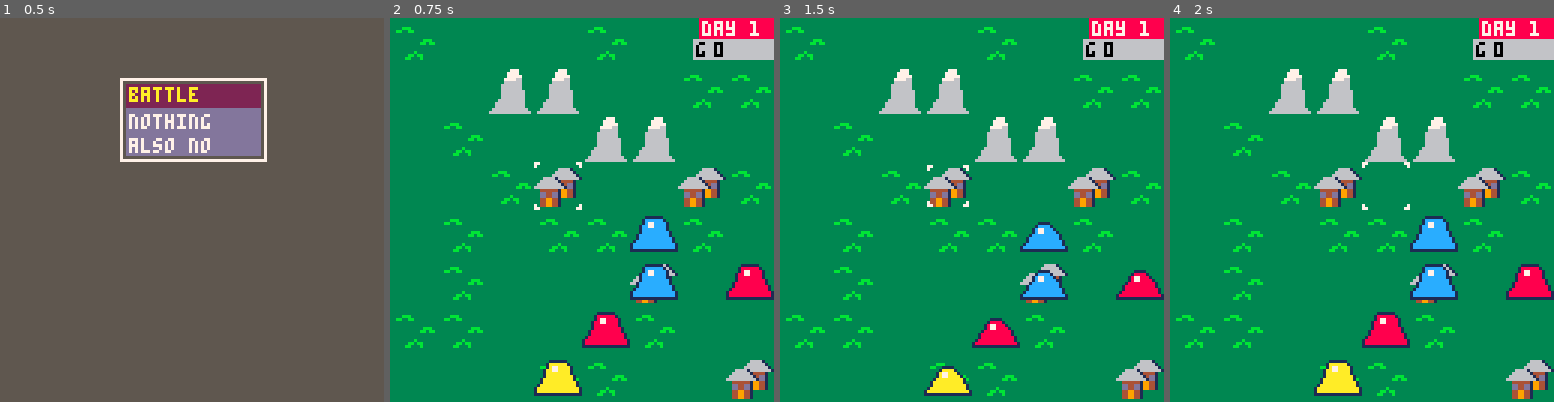
Above: before the commit, frames 1-4 (left to right).
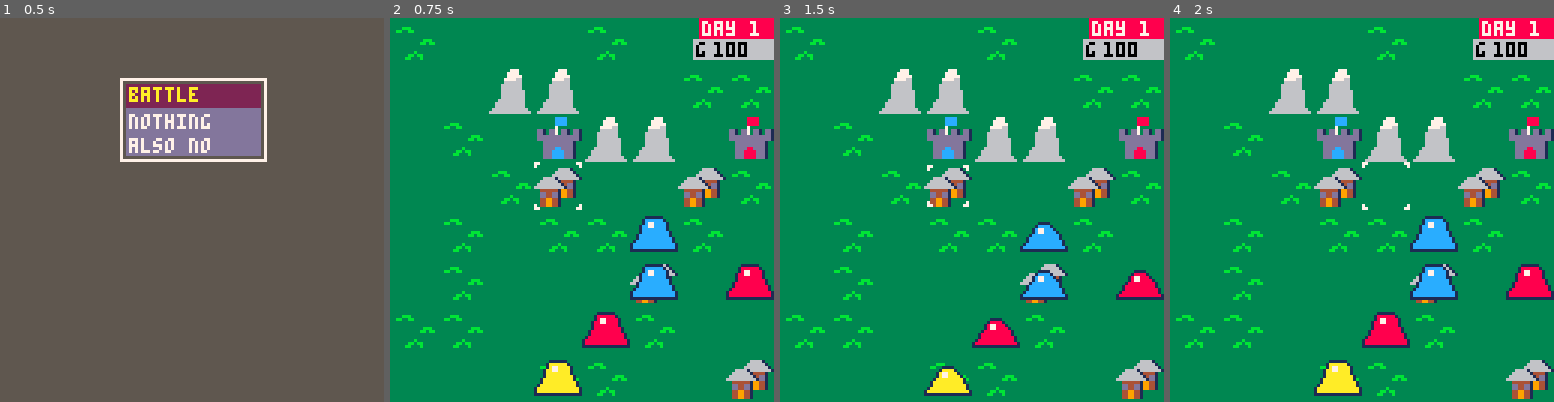
Above: after the commit, the same moments.

Repository: Cuttleshock/PICO-8-projects
Game: PICO-8 cartridge wars.p8
The game is run twice, just before and just after one commit, with the same random seed, the same clock (stepped at 60 frames per second) and the same inputs.
Inputs:
- Up to frame 1 (0.5 s): tap X (X key) at 0.33 s
- Up to frame 2 (0.75 s): tap O (Z key) at 0.7 s
- Up to frame 3 (1.5 s): tap X (X key) at 1.07 s
- Up to frame 4 (2 s): hold Right from 1.6 s (still down); tap O (Z key) at 1.7 s; tap X (X key) at 1.85 s

Frame 1 is identical in both runs. In frame 2, 1.8% of the frame differs, in the area x 38-100%, y 6-37%; in frame 3, 1.8%; in frame 4, 1.8%.

Commit message:
Make TERRAIN_HQ and populate the map with four of them

Diff:
--- a/wars.p8
+++ b/wars.p8
@@ -47,6 +47,7 @@
 TERRAIN_PLAINS=0b1
 TERRAIN_MOUNTAIN=0b10
 TERRAIN_CITY=0b11
+TERRAIN_HQ=0b100
 
 -- todo: replace these with nifty, nasty bitfields
 terrain_cost={
@@ -59,16 +60,21 @@
 	[TERRAIN_CITY]={
 		[MOVE_SLIME]=1,
 	},
+	[TERRAIN_HQ]={
+		[MOVE_SLIME]=1,
+	},
 }
 
 terrain_def={
 	[TERRAIN_PLAINS]=1,
 	[TERRAIN_MOUNTAIN]=3,
 	[TERRAIN_CITY]=2,
+	[TERRAIN_HQ]=3,
 }
 
 capturable={
 	[TERRAIN_CITY]=true,
+	[TERRAIN_HQ]=true,
 }
 
 damage_table={
@@ -179,7 +185,12 @@
 function init_battle()
 	start_animation(truthy_noop, noop)
 	units={}
-	properties={}
+	properties={
+		[xy2n(7,2)]=FACTION_RED,
+		[xy2n(3,2)]=FACTION_BLUE,
+		[xy2n(9,6)]=FACTION_GREEN,
+		[xy2n(3,8)]=FACTION_YELLOW,
+	}
 	init_pointer(3,3)
 	update_camera()
 	battle_factions={ FACTION_RED, FACTION_BLUE, FACTION_GREEN, FACTION_YELLOW }
@@ -927,43 +938,43 @@
 000c000c077000000000077070000000000000070000000000000000000000000000000000000000000000000000000000000000000000000000000000000000
 00c000c0000000000000000077000000000000770000000000000000000000000000000000000000000000000000000000000000000000000000000000000000
 c000c000000000000000000000000000000000000000000000000000000000000000000000000000000000000000000000000000000000000000000000000000
-000c000c000000007770000000000000000000000000000000000000000000000000000000000000000000000000000000000000000000000000000000000000
-00c000c0000000077770000000000000000000000000000066661000000000000000000000000000000000000000000000000000000000000000000000000000
-0c000c0000000007777700000000bbb0000000000000000666666100000000000000000000000000000000000000000000000000000000000000000000000000
-c000c000000000777766000000bb00bb000000000000006666666610000000000000000000000000000000000000000000000000000000000000000000000000
-000c000c000000666666000000000000000000000006666166666661000000000000000000000000000000000000000000000000000000000000000000000000
-00c000c0000006666666000000000000000000000066666614444100000000000000000000000000000000000000000000000000000000000000000000000000
-0c000c00000006666666000000000000000bbb0006666666614dd100000000000000000000000000000000000000000000000000000000000000000000000000
-00c000c000000666666660000000000000bb0bb066666666661dd100000000000000000000000000000000000000000000000000000000000000000000000000
-0c000c00000006666666600000000000000000000044444419944100000000000000000000000000000000000000000000000000000000000000000000000000
-c000c0000000066666666000000000000000000000dd44dd19944100000000000000000000000000000000000000000000000000000000000000000000000000
-000c000c000066666666600000000000b000000000dd44dd19944100000000000000000000000000000000000000000000000000000000000000000000000000
-00c000c00006666666666000000000bb0bb000000044994410000000000000000000000000000000000000000000000000000000000000000000000000000000
-0c000c00000666666666600000000bb000b000000044994410000000000000000000000000000000000000000000000000000000000000000000000000000000
-c000c000006666666666660000000000000000000044994410000000000000000000000000000000000000000000000000000000000000000000000000000000
+000c000c000000007770000000000000000000000000000000000000000000066660000000000000000000000000000000000000000000000000000000000000
+00c000c0000000077770000000000000000000000000000066661000000000066660000000000000000000000000000000000000000000000000000000000000
+0c000c0000000007777700000000bbb0000000000000000666666100000000066660000000000000000000000000000000000000000000000000000000000000
+c000c000000000777766000000bb00bb000000000000006666666610000000070000000000000000000000000000000000000000000000000000000000000000
+000c000c0000006666660000000000000000000000066661666666610dd10dd70dd10dd100000000000000000000000000000000000000000000000000000000
+00c000c00000066666660000000000000000000000666666144441000dd10dd70dd10dd100000000000000000000000000000000000000000000000000000000
+0c000c00000006666666000000000000000bbb0006666666614dd1000dddddddddddddd100000000000000000000000000000000000000000000000000000000
+00c000c000000666666660000000000000bb0bb066666666661dd1000dddddddddddddd100000000000000000000000000000000000000000000000000000000
+0c000c00000006666666600000000000000000000044444419944100000dddddddddd10000000000000000000000000000000000000000000000000000000000
+c000c0000000066666666000000000000000000000dd44dd19944100000dddddddddd10000000000000000000000000000000000000000000000000000000000
+000c000c000066666666600000000000b000000000dd44dd19944100000dddd66dddd10000000000000000000000000000000000000000000000000000000000
+00c000c00006666666666000000000bb0bb000000044994410000000000ddd6666ddd10000000000000000000000000000000000000000000000000000000000
+0c000c00000666666666600000000bb000b000000044994410000000000ddd6666ddd10000000000000000000000000000000000000000000000000000000000
+c000c000006666666666660000000000000000000044994410000000000ddd6666ddd10000000000000000000000000000000000000000000000000000000000
 000c000c066666666666666000000000000000000000000000000000000000000000000000000000000000000000000000000000000000000000000000000000
 __gff__
-0100000000000000000000000000000000000000000000000000000000000000000202010103030000000000000000000002020101030300000000000000000000000000000000000000000000000000000000000000000000000000000000000000000000000000000000000000000000000000000000000000000000000000
+0100000000000000000000000000000000000000000000000000000000000000000202010103030404000000000000000002020101030304040000000000000000000000000000000000000000000000000000000000000000000000000000000000000000000000000000000000000000000000000000000000000000000000
 0000000000000000000000000000000000000000000000000000000000000000000000000000000000000000000000000000000000000000000000000000000000000000000000000000000000000000000000000000000000000000000000000000000000000000000000000000000000000000000000000000000000000000
 __map__
 2324000000000000232400000000000000000000000000000000212221222324000000000000000000000000000000000000000000000000000000000000000000000000000000000000000000000000000000000000000000000000000000000000000000000000000000000000000000000000000000000000000000000000
 3334000000000000333400000000000000000000000000000000313231323334000000000000000000000000000000000000000000000000000000000000000000000000000000000000000000000000000000000000000000000000000000000000000000000000000000000000000000000000000000000000000000000000
 0000000021222122000000002324232400002324000023242324212200002324000000000000000000000000000000000000000000000000000000000000000000000000000000000000000000000000000000000000000000000000000000000000000000000000000000000000000000000000000000000000000000000000
 0000000031323132000000003334333400003334000033343334313200003334000000000000000000000000000000000000000000000000000000000000000000000000000000000000000000000000000000000000000000000000000000000000000000000000000000000000000000000000000000000000000000000000
-0000232400000000212221220000000021222122000023242122212223240000000000000000000000000000000000000000000000000000000000000000000000000000000000000000000000000000000000000000000000000000000000000000000000000000000000000000000000000000000000000000000000000000
-0000333400000000313231320000000031323132000033343132313233340000000000000000000000000000000000000000000000000000000000000000000000000000000000000000000000000000000000000000000000000000000000000000000000000000000000000000000000000000000000000000000000000000
+0000232400002728212221220000272821222122000023242122212223240000000000000000000000000000000000000000000000000000000000000000000000000000000000000000000000000000000000000000000000000000000000000000000000000000000000000000000000000000000000000000000000000000
+0000333400003738313231320000373831323132000033343132313233340000000000000000000000000000000000000000000000000000000000000000000000000000000000000000000000000000000000000000000000000000000000000000000000000000000000000000000000000000000000000000000000000000
 0000000023242526000000002526232400002122232400002526252600000000000000000000000000000000000000000000000000000000000000000000000000000000000000000000000000000000000000000000000000000000000000000000000000000000000000000000000000000000000000000000000000000000
 0000000033343536000000003536333400003132333400003536353600000000000000000000000000000000000000000000000000000000000000000000000000000000000000000000000000000000000000000000000000000000000000000000000000000000000000000000000000000000000000000000000000000000
 0000232400002324232400002324000023242324000000002324232400002324000000000000000000000000000000000000000000000000000000000000000000000000000000000000000000000000000000000000000000000000000000000000000000000000000000000000000000000000000000000000000000000000
 0000333400003334333400003334000033343334000000003334333400003334000000000000000000000000000000000000000000000000000000000000000000000000000000000000000000000000000000000000000000000000000000000000000000000000000000000000000000000000000000000000000000000000
 0000232400000000000025260000000000002324000000000000000021222122000000000000000000000000000000000000000000000000000000000000000000000000000000000000000000000000000000000000000000000000000000000000000000000000000000000000000000000000000000000000000000000000
 0000333400000000000035360000000000003334000000000000000031323132000000000000000000000000000000000000000000000000000000000000000000000000000000000000000000000000000000000000000000000000000000000000000000000000000000000000000000000000000000000000000000000000
-2324232400000000000023240000000023242122000000002122212221220000000000000000000000000000000000000000000000000000000000000000000000000000000000000000000000000000000000000000000000000000000000000000000000000000000000000000000000000000000000000000000000000000
-3334333400000000000033340000000033343132000000003132313231320000000000000000000000000000000000000000000000000000000000000000000000000000000000000000000000000000000000000000000000000000000000000000000000000000000000000000000000000000000000000000000000000000
+2324232400000000000023240000000023242728000000002122212221220000000000000000000000000000000000000000000000000000000000000000000000000000000000000000000000000000000000000000000000000000000000000000000000000000000000000000000000000000000000000000000000000000
+3334333400000000000033340000000033343738000000003132313231320000000000000000000000000000000000000000000000000000000000000000000000000000000000000000000000000000000000000000000000000000000000000000000000000000000000000000000000000000000000000000000000000000
 0000000000002324232400000000252625262122252600002122000023240000000000000000000000000000000000000000000000000000000000000000000000000000000000000000000000000000000000000000000000000000000000000000000000000000000000000000000000000000000000000000000000000000
 0000000000003334333400000000353635363132353600003132000033340000000000000000000000000000000000000000000000000000000000000000000000000000000000000000000000000000000000000000000000000000000000000000000000000000000000000000000000000000000000000000000000000000
-2122252600000000000000000000252621222526252623240000000000000000000000000000000000000000000000000000000000000000000000000000000000000000000000000000000000000000000000000000000000000000000000000000000000000000000000000000000000000000000000000000000000000000
-3132353600000000000000000000353631323536353633340000000000000000000000000000000000000000000000000000000000000000000000000000000000000000000000000000000000000000000000000000000000000000000000000000000000000000000000000000000000000000000000000000000000000000
+2122252600002728000000000000252621222526252623240000000000000000000000000000000000000000000000000000000000000000000000000000000000000000000000000000000000000000000000000000000000000000000000000000000000000000000000000000000000000000000000000000000000000000
+3132353600003738000000000000353631323536353633340000000000000000000000000000000000000000000000000000000000000000000000000000000000000000000000000000000000000000000000000000000000000000000000000000000000000000000000000000000000000000000000000000000000000000
 2122252623242324252623240000232421220000000023240000000000000000000000000000000000000000000000000000000000000000000000000000000000000000000000000000000000000000000000000000000000000000000000000000000000000000000000000000000000000000000000000000000000000000
 3132353633343334353633340000333431320000000033340000000000000000000000000000000000000000000000000000000000000000000000000000000000000000000000000000000000000000000000000000000000000000000000000000000000000000000000000000000000000000000000000000000000000000
 2122212221220000000000000000000000002324232400000000232423242324000000000000000000000000000000000000000000000000000000000000000000000000000000000000000000000000000000000000000000000000000000000000000000000000000000000000000000000000000000000000000000000000
